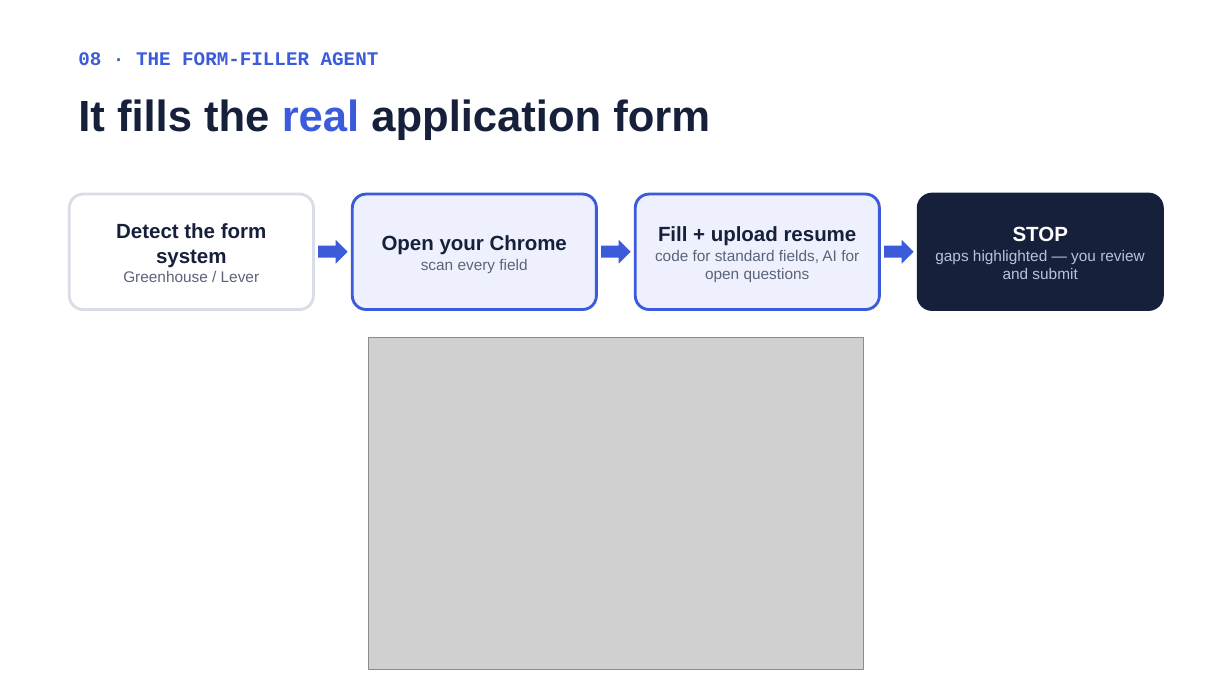
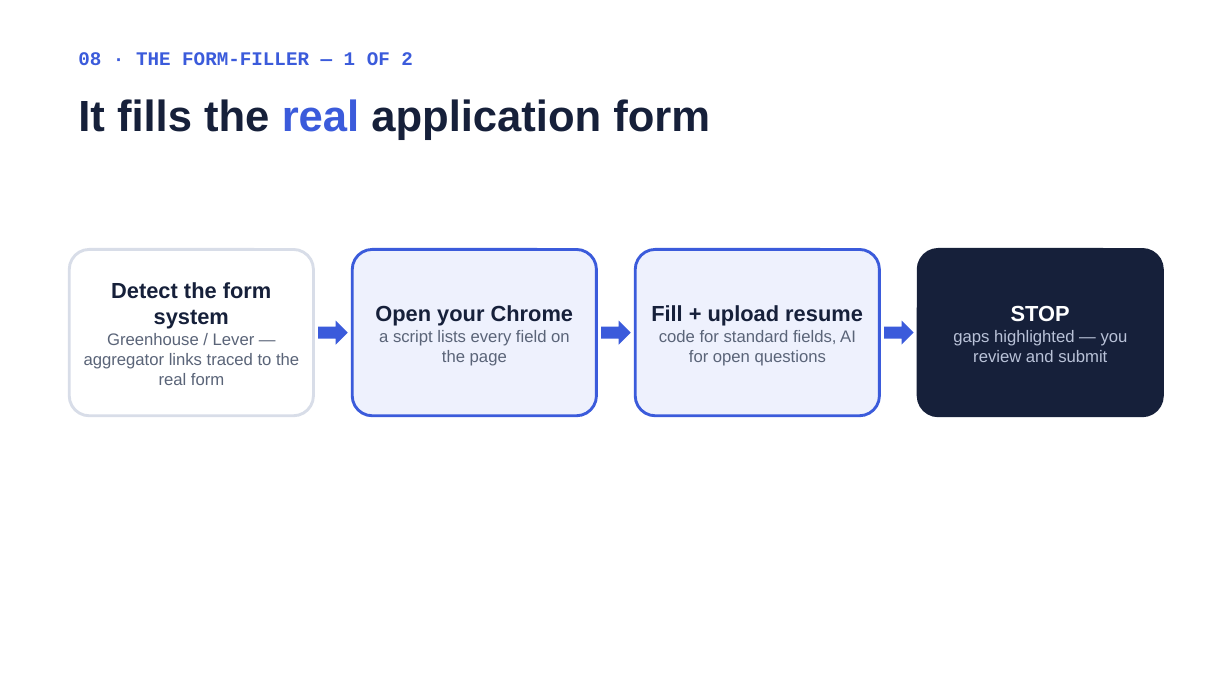
Before and after one commit to DavidZeff1/agent, a slide deck: slide 20 of presentation/Job Agent Presentation.pptx (slide 14 before the commit). Drawn at 1232x693 pixels with LibreOffice and Linux fonts; fonts in the diff are those of the drawing; grey boxes stand for pictures. Boxes give left, top, right and bottom in pixels: in the first picture for what was removed or moved away, otherwise in the second. Text is boxed around its words. In the diff, an @@ line names an element or a change of style, - is before the commit and + after.

```diff
--- a/presentation/Job Agent Presentation.pptx
+++ b/presentation/Job Agent Presentation.pptx
@@ text at bbox=[78, 52, 413, 65]: text changed @@
-08 · THE FORM-FILLER AGENT
+08 · THE FORM-FILLER — 1 OF 2
@@ rounded rectangle "Detect the form system": place and size @@
-rounded rectangle "Detect the form system" at bbox=[69, 194, 313, 310]
+rounded rectangle "Detect the form system" at bbox=[69, 250, 313, 416]
@@ rounded rectangle "Open your Chrome": place and size @@
-rounded rectangle "Open your Chrome" at bbox=[352, 194, 596, 310]
+rounded rectangle "Open your Chrome" at bbox=[352, 250, 596, 416]
@@ rounded rectangle "Fill + upload resume": place and size @@
-rounded rectangle "Fill + upload resume" at bbox=[636, 194, 880, 310]
+rounded rectangle "Fill + upload resume" at bbox=[636, 250, 880, 416]
@@ rounded rectangle "Fill + upload resume" at bbox=[636, 250, 880, 416]: size 16 to 17 pt in "Fill + upload resume"; size 12 to 13 pt in "code for standard fields, AI for open ..." @@
@@ rounded rectangle "STOP": place and size @@
-rounded rectangle "STOP" at bbox=[919, 194, 1163, 310]
+rounded rectangle "STOP" at bbox=[919, 250, 1163, 416]
@@ rounded rectangle "STOP" at bbox=[919, 250, 1163, 416]: size 16 to 17 pt in "STOP"; size 12 to 13 pt in "gaps highlighted — you review and submit" @@
@@ text in rounded rectangle at bbox=[111, 282, 272, 329]: size 16 to 17 pt in "Detect the form system" @@
@@ text in rounded rectangle at bbox=[375, 305, 574, 326]: size 16 to 17 pt in "Open your Chrome" @@
@@ 3 right arrows: place and size @@
-3 right arrows at bbox=[318, 240, 914, 264]
+3 right arrows at bbox=[318, 321, 914, 345]
@@ text in rounded rectangle at bbox=[84, 333, 299, 385]: text changed; size 12 to 13 pt @@
-Greenhouse / Lever
+Greenhouse / Lever — aggregator links traced to the real form
@@ picture removed at bbox=[369, 337, 864, 670] @@
@@ text in rounded rectangle at bbox=[379, 330, 570, 366]: text changed; size 12 to 13 pt @@
-scan every field
+a script lists every field on the page
```
Also in this commit, not shown: 5 other slides changed, 9 slides added, 1 slide removed, 2 other files.
